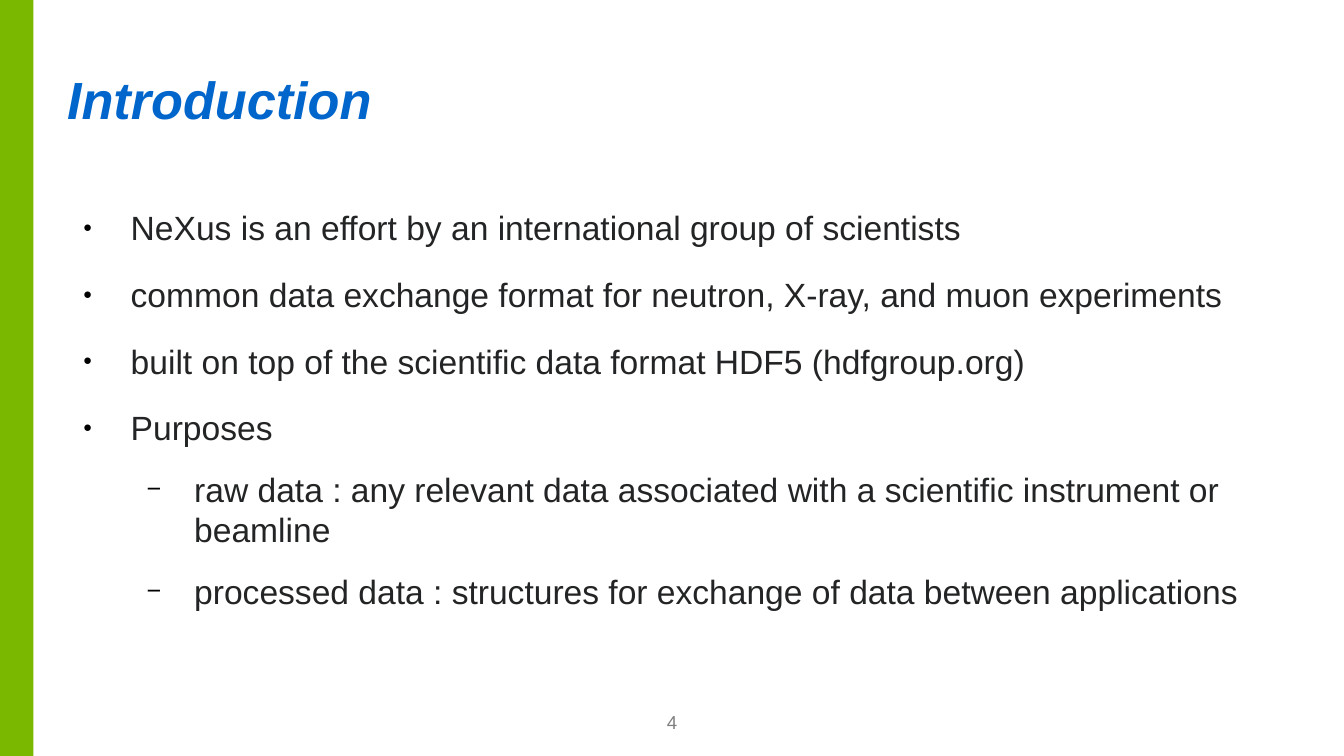
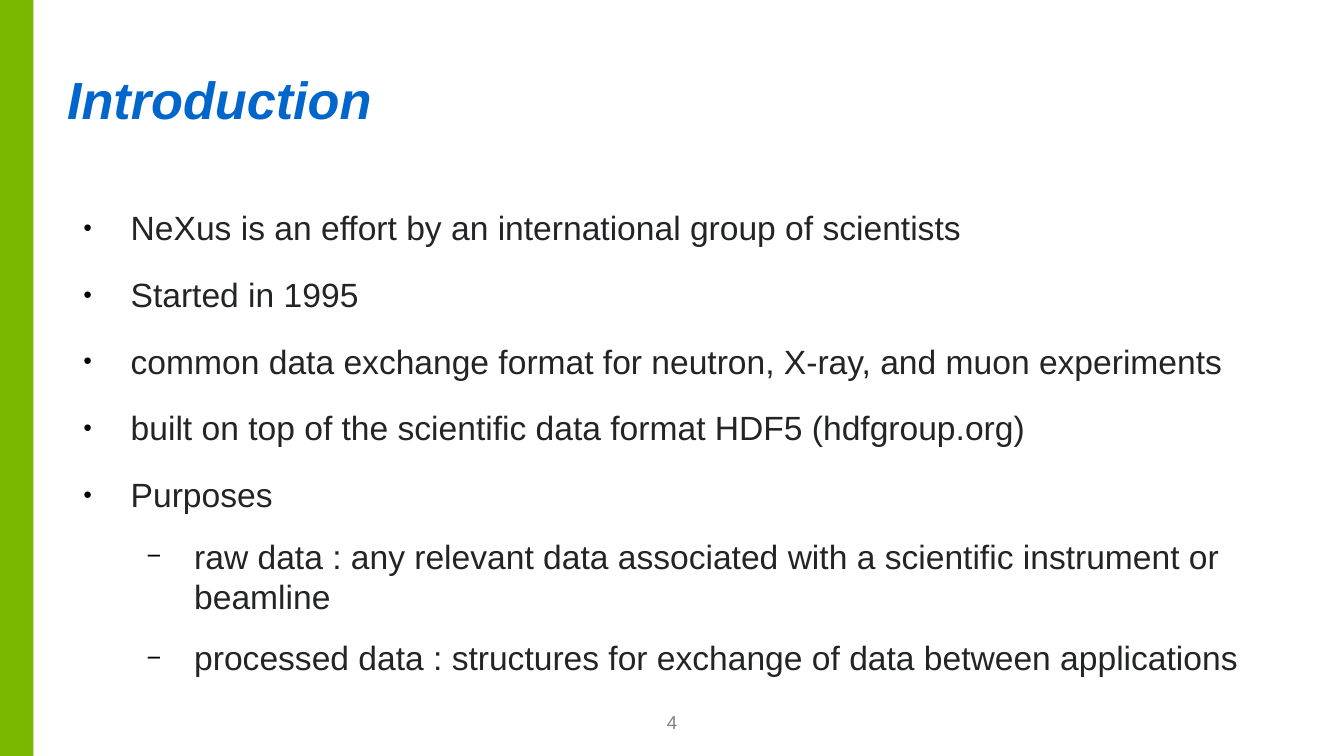
Before and after one commit to nexusformat/communications, a slide deck: slide 4 of 2017/NeXus-Intro.odp. Drawn at 1344x756 pixels with LibreOffice and Linux fonts; fonts in the diff are those of the drawing; background and template pictures are left out. Boxes give left, top, right and bottom in pixels: in the first picture for what was removed or moved away, otherwise in the second. Text is boxed around its words. In the diff, an @@ line names an element or a change of style, - is before the commit and + after.

Commit message:
draft 2

```diff
--- a/2017/NeXus-Intro.odp
+++ b/2017/NeXus-Intro.odp
@@ text at (131,282,359,308): paragraph added @@
+● Started in 1995
```
Also in this commit, not shown: 1 slide added, 1 slide removed.
